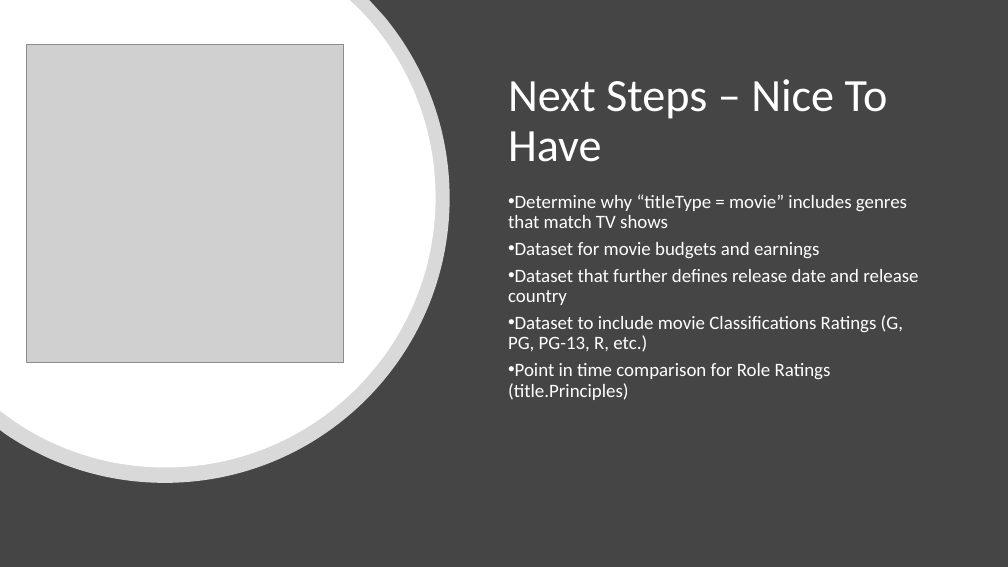
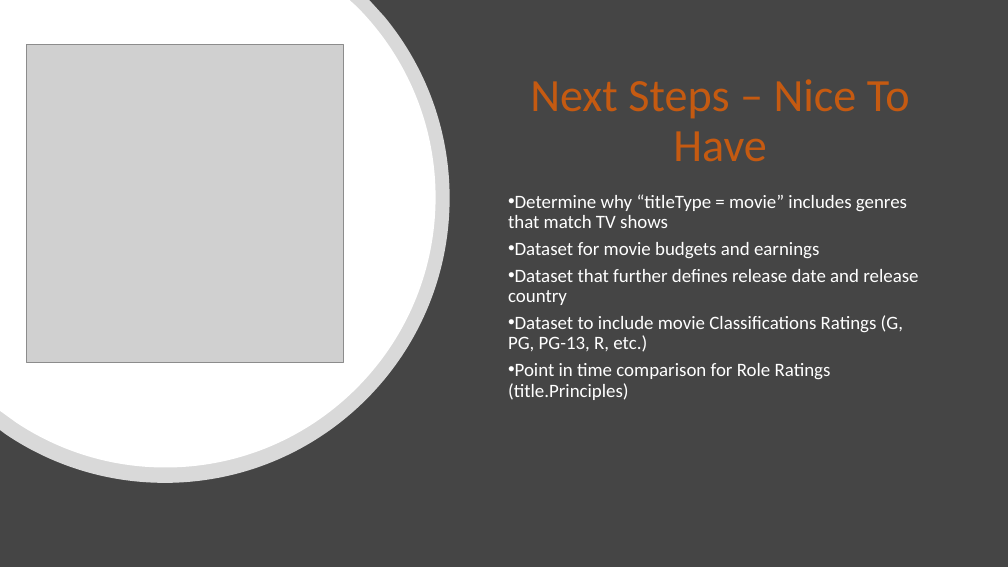
Before and after one commit to dniedermier-cscc/Scrum-Lords-Capstone-2018, a slide deck: slide 22 of Presentation/ScrumLords_Capstone.pptx (slide 18 before the commit). Drawn at 1008x567 pixels with LibreOffice and Linux fonts; fonts in the diff are those of the drawing; grey boxes stand for pictures. Boxes give left, top, right and bottom in pixels: in the first picture for what was removed or moved away, otherwise in the second. Text is boxed around its words. In the diff, an @@ line names an element or a change of style, - is before the commit and + after.

```diff
--- a/Presentation/ScrumLords_Capstone.pptx
+++ b/Presentation/ScrumLords_Capstone.pptx
@@ text "Next Steps – Nice To ..." at box(530, 79, 910, 161): text colour #FFFFFF to #C55A11; alignment left to centre @@
```
Also in this commit, not shown: 6 other slides changed, 8 slides added, 5 slides removed.
